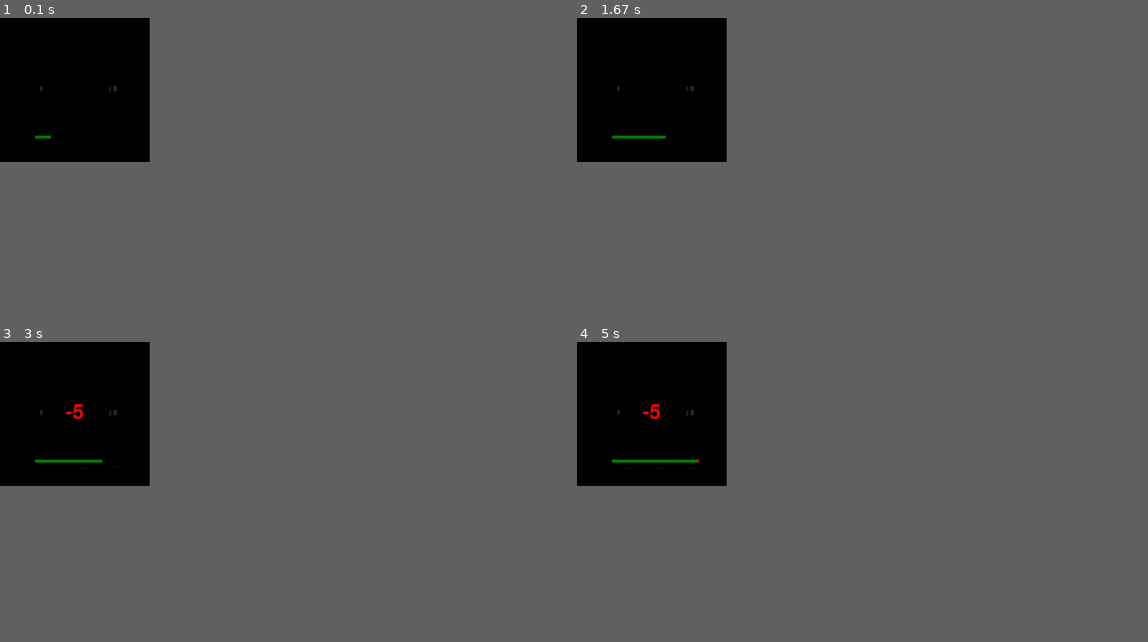
Above: before the commit, frames 1-4 (two rows, left to right).
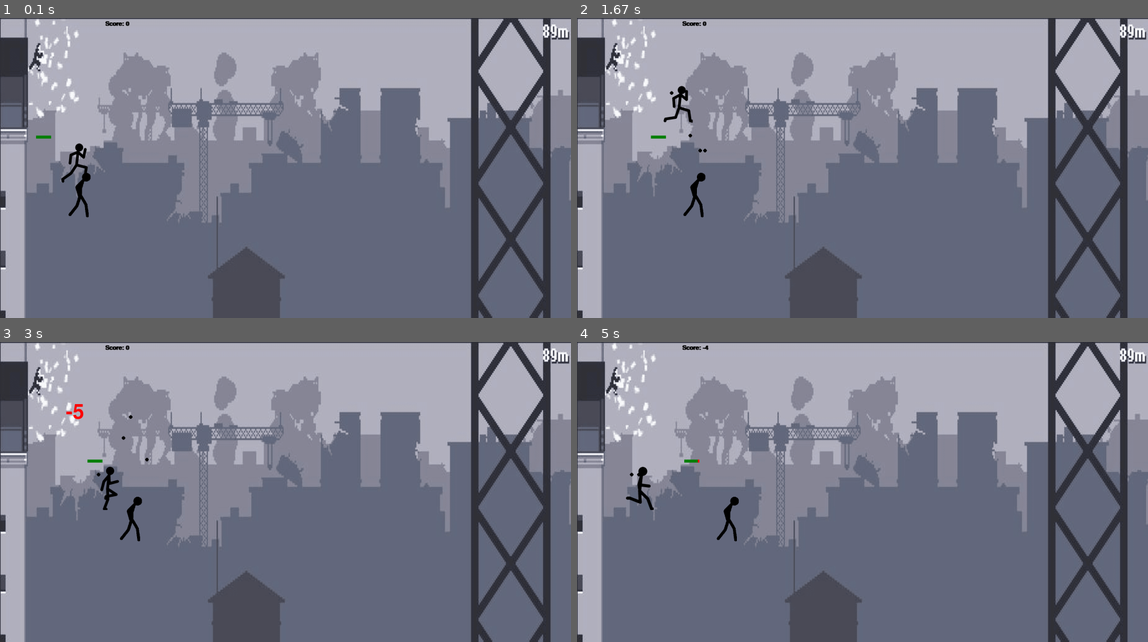
Above: after the commit, the same moments.

Repository: joanjuz/Proyecto2Datos1
Game: pygame game, started from Pygame/main.py
Same seed, same stepped clock (60 frames per second), same inputs: the game is played once before the commit and once after it.
Inputs:
- Up to frame 1 (0.1 s): no input
- Up to frame 2 (1.67 s): tap Space at 0.33, 0.73, 1.03, 1.23, 1.57 s; hold Right 0.67-1.13 s; hold Up 1.17-1.47 s; hold Right from 1.5 s (still down)
- Up to frame 3 (3 s): tap Space at 1.87, 2.07, 2.37 s; release Right at 1.97 s; hold Left 2-2.53 s
- Up to frame 4 (5 s): hold Right from 4.57 s (still down); tap Space at 4.63, 4.93 s
In our replay, the window is 236x227 before the commit and 900x473 after it. These sizes can differ from the game's own. Grey fills any space a smaller window leaves; there, only what the larger window draws over its background counts as a difference.

The runs differ from the first frame. In frame 1, 51% of the frame differs, in the area x 0-100%, y 0-100%; in frame 2, 51%; in frame 3, 51%; in frame 4, 51%.

Commit message:
scenario y cambio de size de la ventana

Diff:
--- a/Pygame/main.py
+++ b/Pygame/main.py
@@ -2,7 +2,7 @@
 
 pygame.init()
 
-win = pygame.display.set_mode((500, 480))
+win = pygame.display.set_mode((1900, 1000))
 
 pygame.display.set_caption("First Game")
 
@@ -12,7 +12,7 @@
 walkLeft = [pygame.image.load('Recursos/Sprittes correr/correr_1.png'), pygame.image.load('Recursos/Sprittes correr/correr_2.png'), pygame.image.load('Recursos/Sprittes correr/correr_3.png'),
              pygame.image.load('Recursos/Sprittes correr/correr_4.png'), pygame.image.load('Recursos/Sprittes correr/correr_5.png'), pygame.image.load('Recursos/Sprittes correr/correr_6.png'),
              pygame.image.load('Recursos/Sprittes correr/correr_7.png'), pygame.image.load('Recursos/Sprittes correr/correr_8.png')]
-bg = pygame.image.load('Recursos/Brinco.png')
+bg = pygame.image.load('Recursos/Backgroung/bg.png')
 #char = pygame.image.load('standing.png')
 
 clock = pygame.time.Clock()
Binary file added: Pygame/Recursos/Backgroung/bg.jpg
Binary file added: Pygame/Recursos/Backgroung/bg.png
